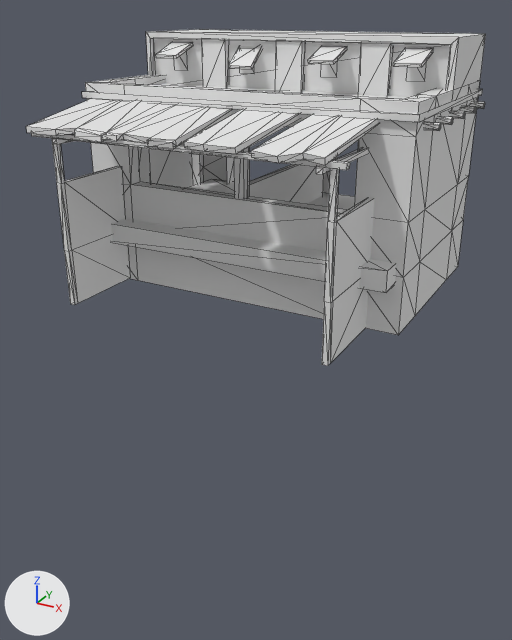
The COLLADA model art/meshes/structural/umay_stable_B.dae as it was, and as the next commit left it.
Rendered twice from a camera (50 mm lens) standing at (22.6, -42.4, 13.2) and looking at (0.2, -1.7, -7.1). Lighting does not change. The marker at lower left points along +X, +Y and +Z. Mesh edges are drawn as thin lines. Where no turn or scale is listed for an object, it has been applied to the vertices.
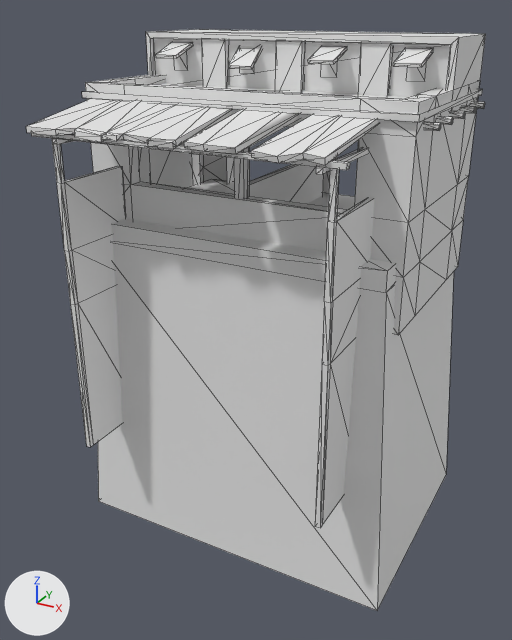
Edits to the bpy script that builds the scene:
```text
Change me_cube_002:
    used by ob_cube; location = (0.0, 0.0, 0.0)
    remove me_cube_002.from_pydata(...)  # 570 vertices, 778 faces; spans x -12.6..12.4, y -11.6..8.8, z -4.5..11.7
    add me_cube_002.from_pydata(...)  # 590 vertices, 814 faces; spans x -12.6..12.6, y -11.6..9.3, z -23.2..11.7
    me_cube_002 part 1
    2 faces are deleted
    4 vertices are added at (-11.1, 9.3, -23.2), (12.6, -7.7, -23.2), (12.6, 9.3, -23.2), (-11.1, -7.7, -23.2)
    16 new vertices lie (0.0, 0.0, -10.9) away from vertices in x -8.5..9.6, y -10.9..-4.8, z -4.3..3.6
    38 new faces join them
```

Pixel boxes [x1, y1, x2, y2] of what changed, in the pictures (512 x 640 px):
'Cube', reshaped (72% taller): before [26, 29, 486, 366]; after [26, 29, 486, 611]
part 1 of me_cube_002, built on: after [70, 243, 454, 611]
